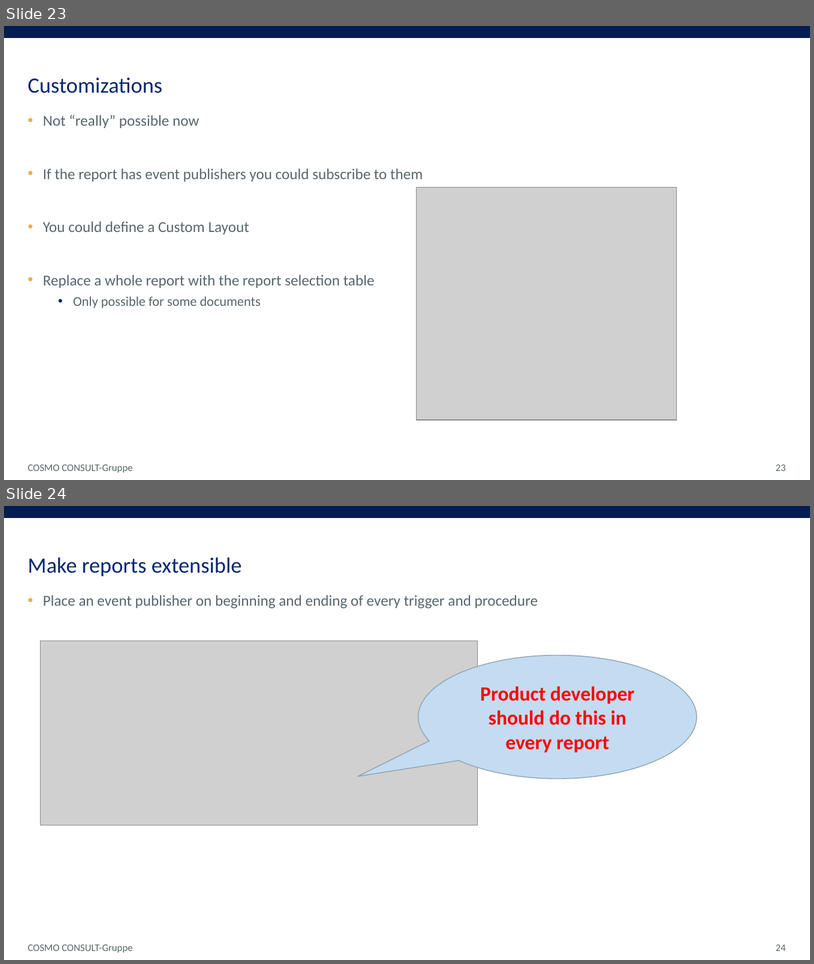
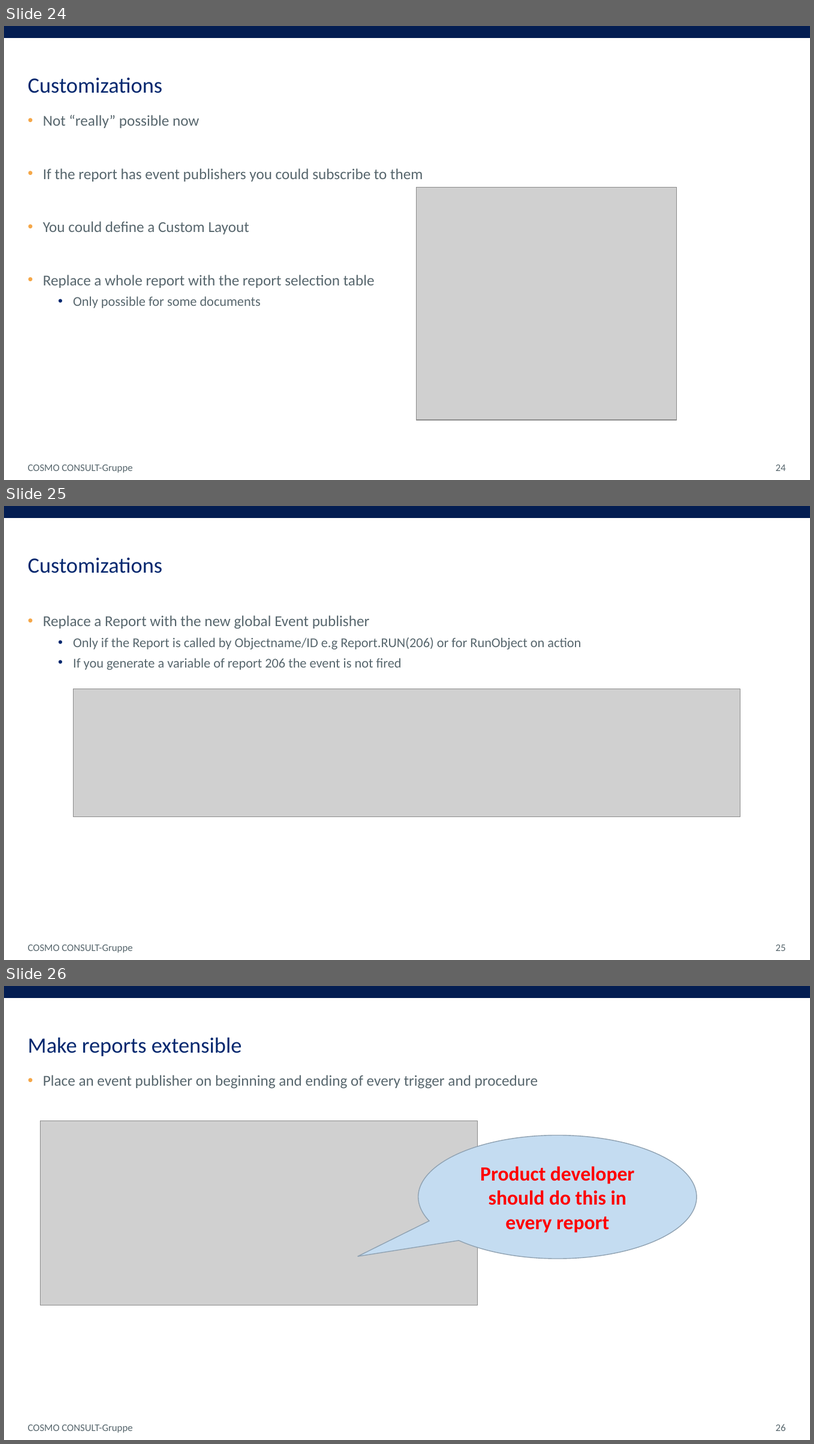
Before and after one commit to pcruzhernandez/Curso-Programacion, a slide deck: 05-AL-Reporting.pptx. Shown one above the other, each under a label of ours: slides 23 and 24 before the commit, slides 24, 25 and 26 after it. The pictures are 814x964 and 814x1444 pixels, drawn with LibreOffice and Linux fonts; fonts in the diff are those of the drawing; grey boxes stand for pictures. Boxes give left, top, right and bottom in pixels: in the first picture for what was removed or moved away, otherwise in the second. Text is boxed around its words. In the diff, an @@ line names an element or a change of style, - is before the commit and + after.

```diff
--- a/05-AL-Reporting.pptx
+++ b/05-AL-Reporting.pptx
@@ slide 25 added at (4, 506, 810, 960), background #FFFFFF; not listed: 1 template element that a slide beside it also shows @@
@@ title added at (28, 558, 163, 573), 26 pt, text #04276E @@
+Customizations
@@ text added at (43, 615, 581, 670), 16 pt, text #57666D @@
+• Replace a Report with the new global Event publisher
+  • Only if the Report is called by Objectname/ID e.g Report.RUN(206) or for RunObject on action
+  • If you generate a variable of report 206 the event is not fired
@@ picture added at (74, 688, 741, 816) @@
@@ text added at (28, 944, 132, 952), 12 pt, text #57666D @@
+COSMO CONSULT-Gruppe
@@ page number added at (776, 944, 786, 951), 12 pt, text #57666D @@
+25
@@ what was slide 23 is now slide 24 @@
@@ page number at (776, 464, 786, 471): text changed @@
-23
+24
@@ what was slide 24 is now slide 26 @@
@@ page number at (776, 1423, 786, 1431): text changed @@
-24
+26
```
Also in this commit, not shown: 1 other slide added, 34 other files.
